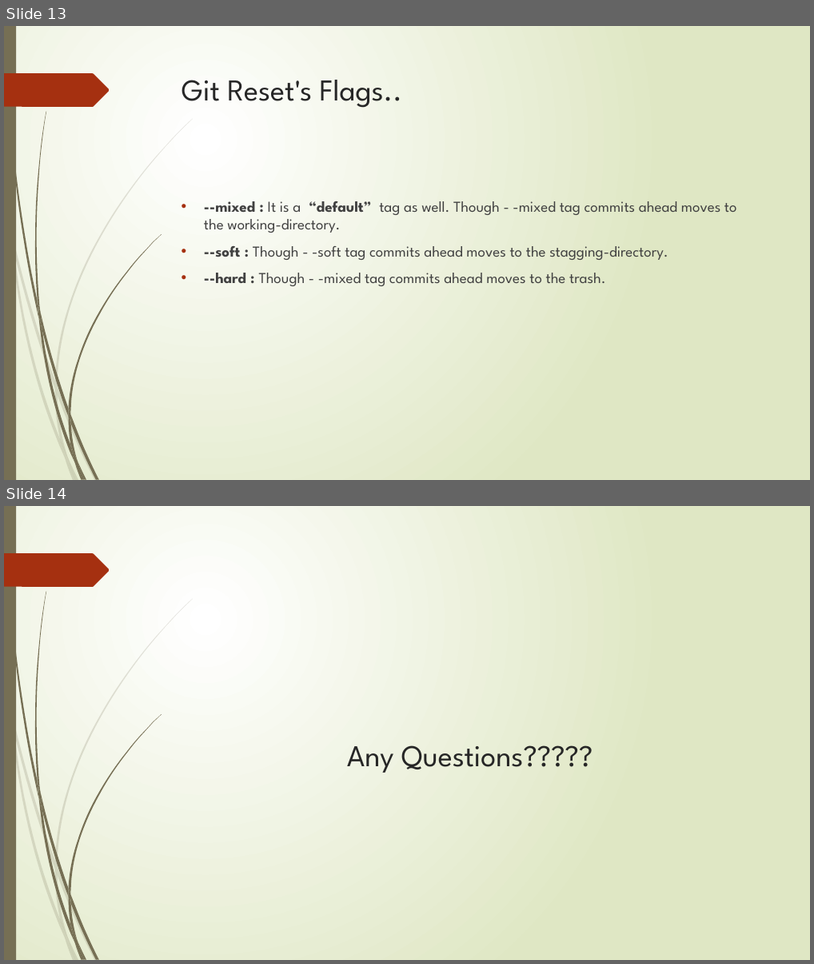
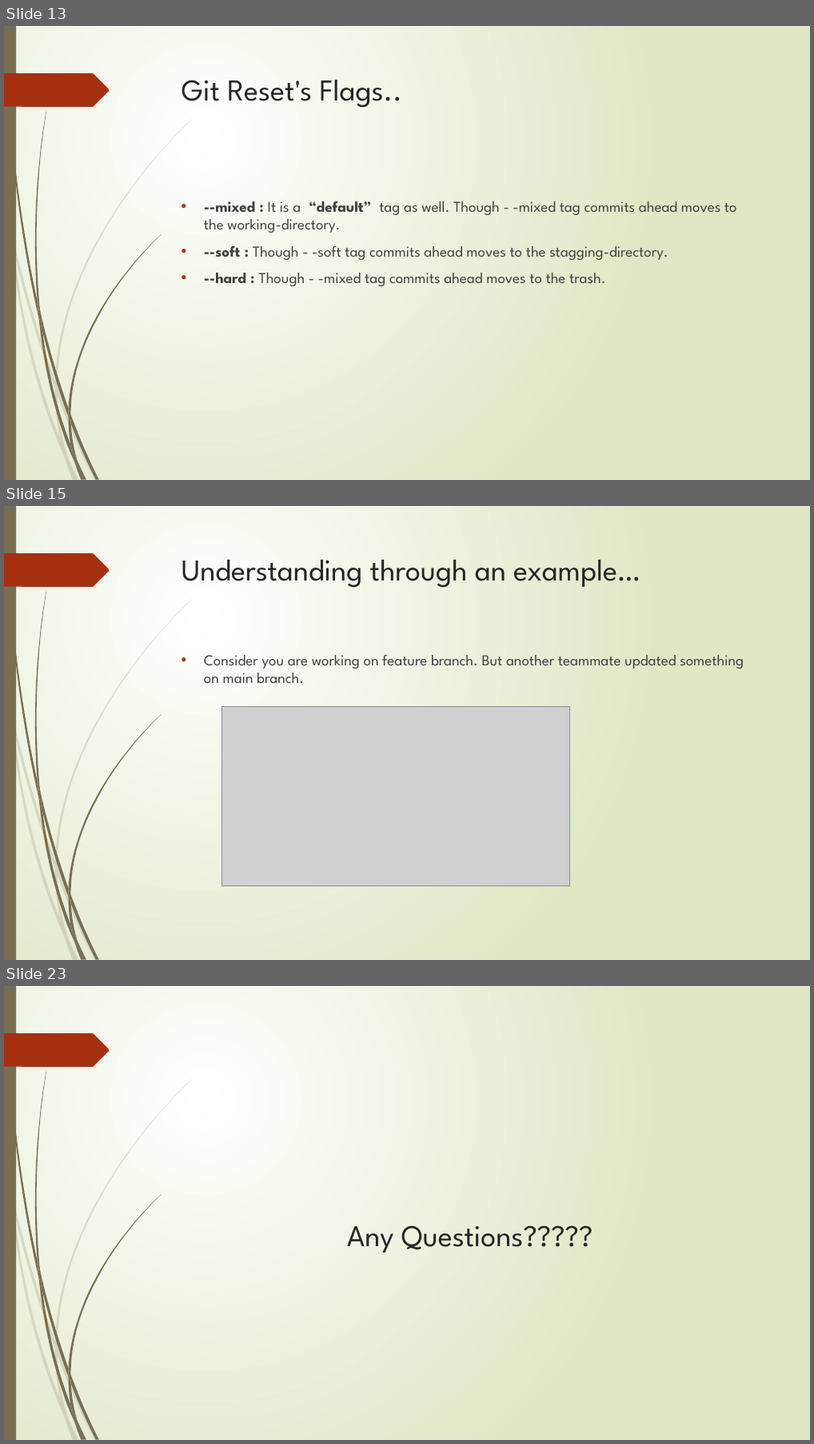
Before and after one commit to saad-janjua/assignment, a slide deck: Version Control with Git.pptx. Shown one above the other, each under a label of ours: slides 13 and 14 before the commit, slides 13, 15 and 23 after it; the slides between them are not shown. The pictures are 814x964 and 814x1444 pixels, drawn with LibreOffice and Linux fonts; fonts in the diff are those of the drawing; grey boxes stand for pictures. Boxes give left, top, right and bottom in pixels: in the first picture for what was removed or moved away, otherwise in the second. Text is boxed around its words. In the diff, an @@ line names an element or a change of style, - is before the commit and + after.

```diff
--- a/Version Control with Git.pptx
+++ b/Version Control with Git.pptx
@@ slide 15 added at (4, 506, 810, 960), background gradient #FFFFFF to #DFE8C4; not listed: 24 template elements that a slide beside it also shows @@
@@ title added at (182, 560, 641, 588), 36 pt, text #262626 @@
+Understanding through an example…
@@ text added at (204, 655, 744, 683), 18 pt, text #404040 @@
+• Consider you are working on feature branch. But another teammate updated something on main branch.
@@ picture added at (222, 706, 570, 886) @@
@@ what was slide 14 is now slide 23 @@
```
Also in this commit, not shown: 4 slides changed, 8 other slides added.
